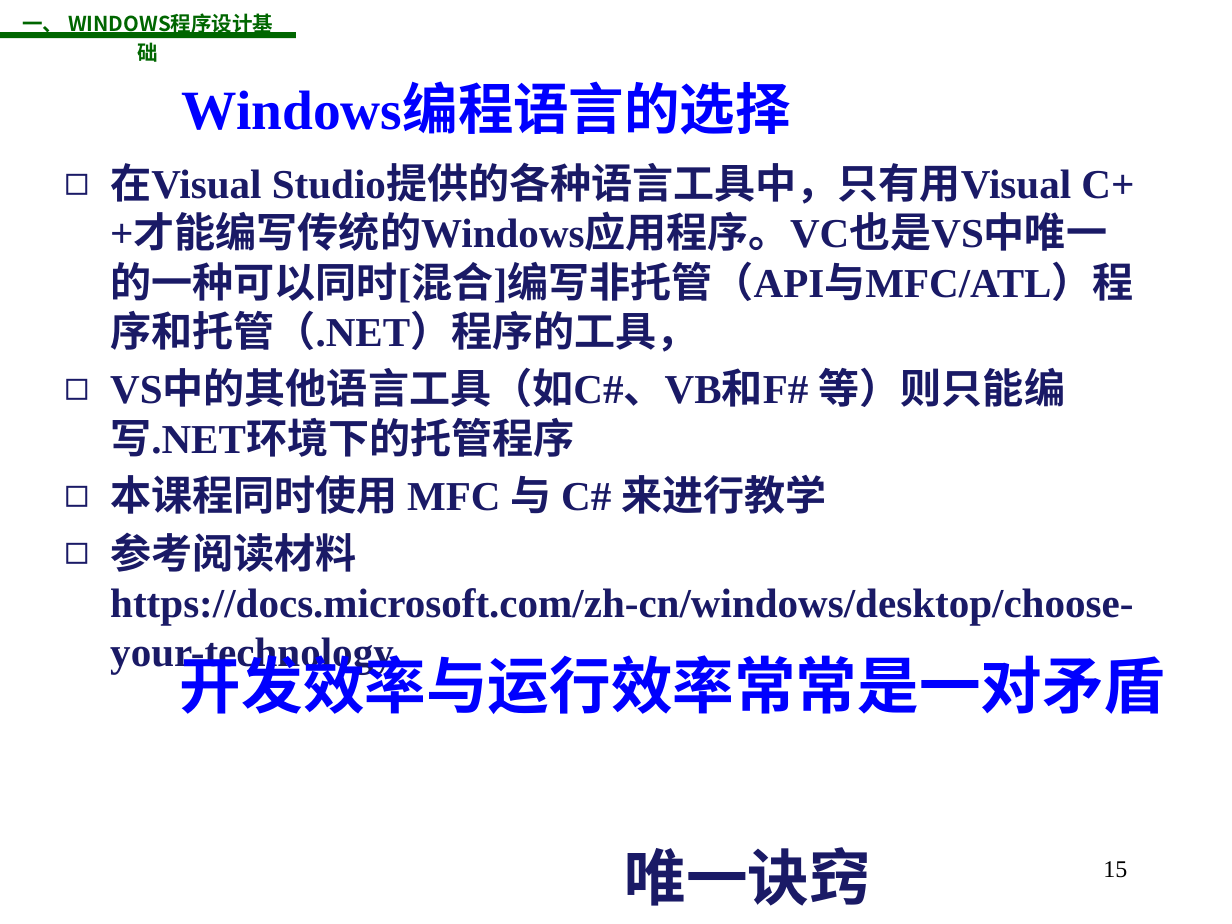
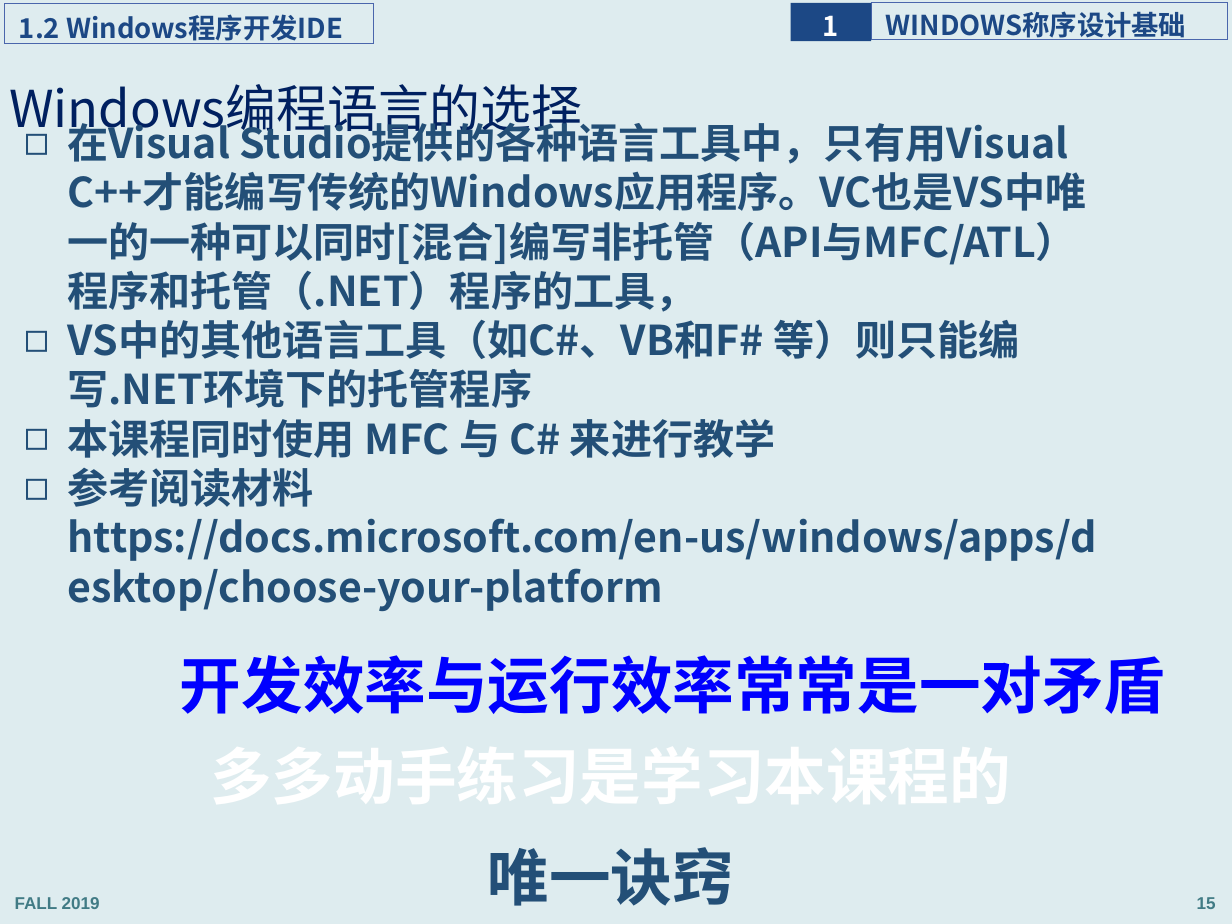
Before and after one commit to jichenghu/ppt_programmingWindows, a slide deck: slide 15 of programmingWindows_1.pptx. Drawn at 1232x924 pixels with LibreOffice and Linux fonts; fonts in the diff are those of the drawing; background and template pictures are left out. Boxes give left, top, right and bottom in pixels: in the first picture for what was removed or moved away, otherwise in the second. Text is boxed around its words. In the diff, an @@ line names an element or a change of style, - is before the commit and + after.

```diff
--- a/programmingWindows_1.pptx
+++ b/programmingWindows_1.pptx
@@ background picture (left out) to #DEECEF @@
@@ rectangle added at bbox=[5, 4, 375, 43], outline #4A66AC 0.75 pt, 16 pt, text #1C4885, bold @@
+1.2 Windows程序开发IDE
@@ text removed at bbox=[22, 21, 63, 37] @@
-一、 WINDOWS程序设计基础
@@ rectangle added at bbox=[791, 2, 871, 41], fill #1C4885, 16 pt, text #FFFFFF, bold @@
+1
@@ rectangle added at bbox=[871, 2, 1227, 39], outline #4A66AC 0.75 pt, 16 pt, text #1C4885, bold @@
+WINDOWS称序设计基础
@@ line removed from (0, 34) to (296, 34) @@
@@ title "Windows编程语言的选择": place and size @@
-title "Windows编程语言的选择" at bbox=[182, 86, 791, 135]
+title "Windows编程语言的选择" at bbox=[9, 84, 582, 140]
@@ title "Windows编程语言的选择" at bbox=[9, 84, 582, 140]: size 32.4 to 29.7 pt, font Times New Roman to Noto Sans CJK SC, text colour #0000FF to #002060, bold off; alignment centre to left; line spacing 1 to 0.9 @@
@@ text "在Visual Studio提供的各种语言工具中，只有用Visual C++才能编写传统的Windows应用程序。VC也 ...": place and size @@
-text "在Visual Studio提供的各种语言工具中，只有用Visual C++才能编写传统的Windows应用程序。VC也 ..." at bbox=[110, 163, 1134, 674]
+text "在Visual Studio提供的各种语言工具中，只有用Visual C++才能编写传统的Windows应用程序。VC也 ..." at bbox=[67, 116, 1096, 611]
@@ text at bbox=[67, 116, 1086, 458]: font Times New Roman to Noto Sans CJK SC, text colour #191966 to #234F77 in "在Visual Studio提供的各种语言工具中，只有用Visual C++才能编写传统的Windows应用程序。VC也 ...", "VS中的其他语言工具（如C#、VB和F# 等）则只能编写.NET环境下的托管程序", "本课程同时使用 MFC 与 C# 来进行教学"; indent changed; line spacing 1 to 0.9; more space between paragraphs @@
@@ text at bbox=[67, 468, 1096, 611]: text changed; font Times New Roman to Noto Sans CJK SC; text colour #191966 to #234F77 @@
-◻ 参考阅读材料 https://docs.microsoft.com/zh-cn/windows/desktop/choose-your-technology
+◻ 参考阅读材料 https://docs.microsoft.com/en-us/windows/apps/desktop/choose-your-platform
@@ text "多多动手练习是学习本课程的": place and size @@
-text "多多动手练习是学习本课程的" at bbox=[624, 847, 870, 906]
+text "多多动手练习是学习本课程的" at bbox=[487, 847, 733, 906]
@@ text at bbox=[487, 847, 733, 906]: text colour #191966 to #234F77 in "唯一诀窍" @@
@@ page number removed at bbox=[1103, 861, 1127, 878] @@
-15
@@ text added at bbox=[15, 897, 100, 909], 10 pt, text #417B85, bold @@
+FALL 2019
@@ page number added at bbox=[1197, 897, 1216, 909], 10 pt, text #417B85, bold @@
+15
```
Also in this commit, not shown: 53 other slides changed, 2 slides added, 1 slide removed, 3 other files.
